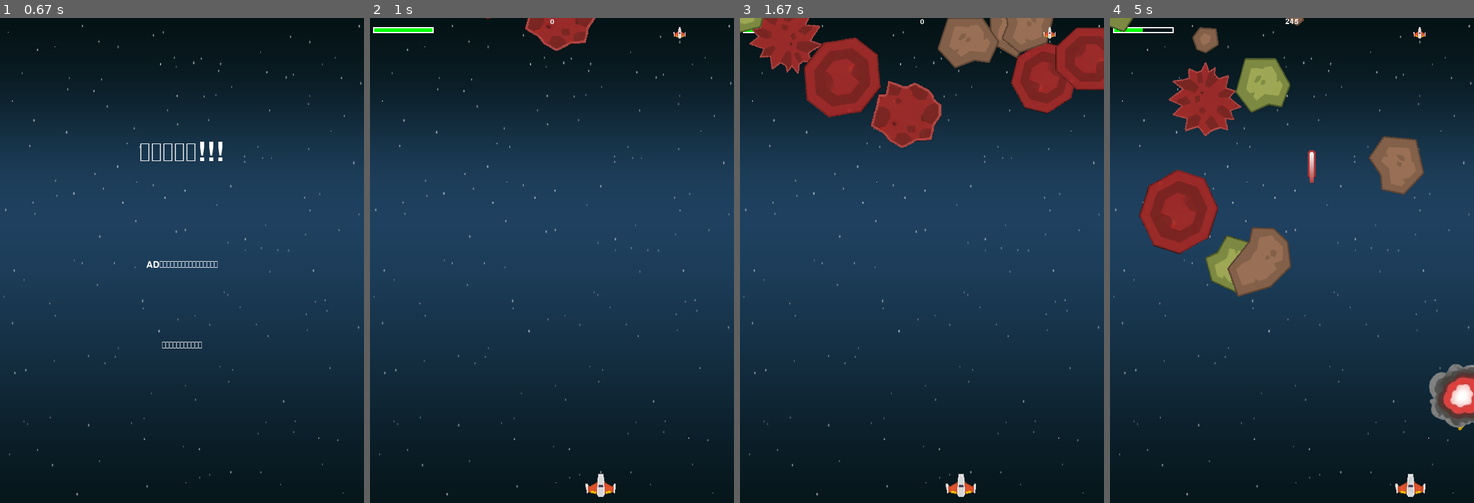
Above: before the commit, frames 1-4 (left to right).
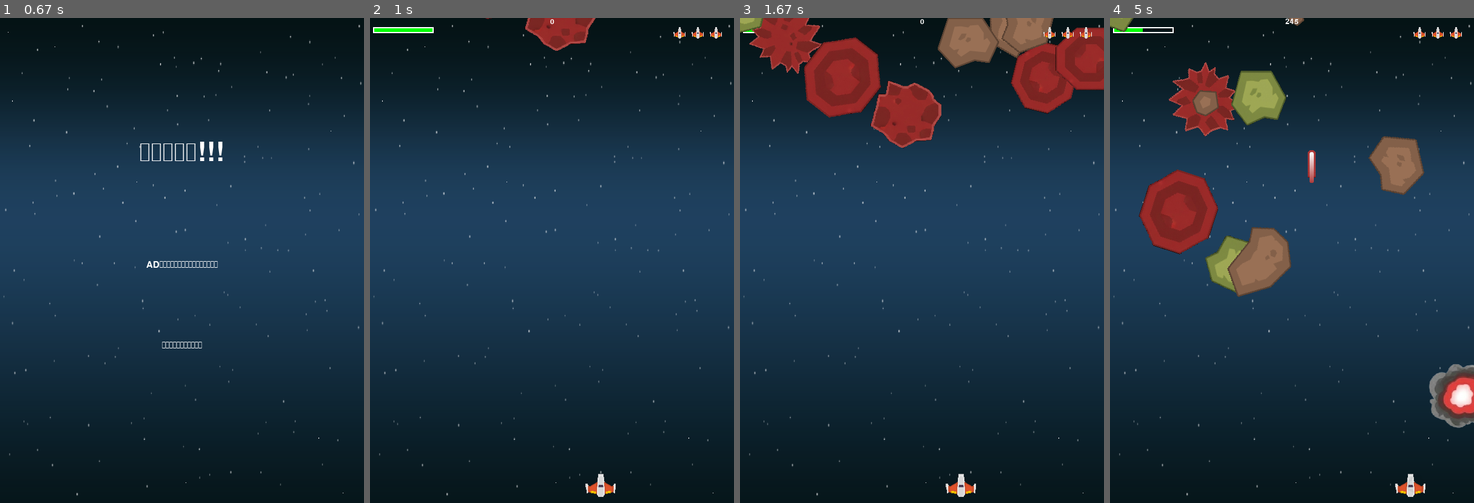
Above: after the commit, the same moments.

Repository: jz588738-byte/my-first-pygame
Game: pygame game, started from main.py
Same seed, same stepped clock (60 frames per second), same inputs: the game is played once before the commit and once after it.
Inputs:
- Up to frame 1 (0.67 s): hold D from 0.33 s (still down)
- Up to frame 2 (1 s): release D at 0.8 s; hold D from 0.83 s (still down)
- Up to frame 3 (1.67 s): release D at 1.3 s; hold A from 1.33 s (still down)
- Up to frame 4 (5 s): release A at 1.87 s; hold A 1.9-2.3 s; hold D 2.33-2.97 s; tap Space at 3, 3.4, 3.7, 3.9, 4.2, 4.4, 4.7, 4.9 s; hold A 3.33-3.8 s; hold D 3.83-4.3 s; hold D 4.33-4.8 s; hold A from 4.83 s (still down)

Frame 1 is identical in both runs. In frame 2, less than 0.1% of the frame differs, in the area x 88-97%, y 1-5%; in frame 3, less than 0.1%; in frame 4, 2.0%, in the area x 22-98%, y 1-85%.

Commit message:
Main (#8)
* fix: 優化程式管理規範與修復基礎錯誤

1. 新增 .gitignore 資料夾，排除快取檔 (__pycache__)題。

* refactor: 應用物件導向封裝原則重構遊戲邏輯

1. 統一管理隕石數量常數。
2. 將飛機射速邏輯封裝至 Player 類別，降低程式耦合度。

* feat: 增加爆炸隕石並實作其連鎖爆炸機制與特殊死亡特效

1. 實作 ExplodingRock 連鎖引爆，並處理無限遞迴問題。
2. 解決 SplitRock 循環引用衝突。
3. 整合爆炸波及加分系統。

* feat: 實現玩家重生無敵時間與閃爍視覺效果

1. 增加玩家重生後的 3 秒無敵時間。
2. 實現無敵期間的平滑閃爍動畫。
3. 修正主迴圈中的碰撞判定，確保無敵時不觸發傷害特效。

* refactor: 重構隕石摧毀邏輯為物件導向架構

1. 在 BaseRock 及其子類別中實作 destroy() 方法，統一處理加分、音效、特效與掉寶。
2. 修正 ExplodingRock 連鎖爆炸時未正確移除碰撞判定的邏輯。
3. 大幅簡化主程式中的碰撞處理邏輯。

Diff:
--- a/main.py
+++ b/main.py
@@ -91,42 +91,25 @@
     #石頭和子彈的碰撞
     hits = pygame.sprite.groupcollide(game.rocks,game.bullets,True,True)
     for hit in hits:
-        expl_sound = random.choice(res['sound']['expls'])
-        expl_sound.set_volume(0.5)
-        expl_sound.play()
-        game.score += int(hit.radius)
-        if not isinstance(hit, ExplodingRock):
-            expl = Explosion(hit.rect.center, 'lg', res)
-            game.all_sprites.add(expl)
-        #寶物的掉落
-        if random.random() > 0.9:
-            power = Power_up(res, hit.rect.center)
-            game.all_sprites.add(power)
-            game.powers.add(power)
-        #子彈射擊到的石頭種類
-        if isinstance(hit, SplitRock):
-            hit.split(game.all_sprites, game.rocks)
-            continue
-        elif isinstance(hit, ExplodingRock):
-            hit.damage_exploding(game.all_sprites, game.rocks, Explosion, game)
-            continue
+        hit.destroy(game, Explosion, Power_up)
 
 
     #飛機和石頭的碰撞
-    hits = pygame.sprite.spritecollide(game.player,game.rocks,True,pygame.sprite.collide_circle)
-    for hit in hits:
-        game.player.health -= hit.radius
-        expl = Explosion(hit.rect.center, 'sm', res)
-        game.all_sprites.add(expl)
-        res['sound']['crash_player'].play()
-        if game.player.health <= 0:
-            death_expl = Explosion(game.player.rect.center, 'player_die', res)
-            game.all_sprites.add(death_expl)
-            res['sound']['player_die'].play()
-            game.player.lives -= 1
-            if game.player.lives != 0:
-                game.player.health = 100
-                game.player.respawn()
+    if not game.player.is_invincibility:
+        hits = pygame.sprite.spritecollide(game.player,game.rocks,True,pygame.sprite.collide_circle)
+        for hit in hits:
+            game.player.health -= hit.radius
+            expl = Explosion(hit.rect.center, 'sm', res)
+            game.all_sprites.add(expl)
+            res['sound']['crash_player'].play()
+            if game.player.health <= 0:
+                death_expl = Explosion(game.player.rect.center, 'player_die', res)
+                game.all_sprites.add(death_expl)
+                res['sound']['player_die'].play()
+                game.player.lives -= 1
+                if game.player.lives != 0:
+                    game.player.health = 100
+                    game.player.respawn()
 
     #結算畫面
     if game.player.lives <= 0:
--- a/sprites/player.py
+++ b/sprites/player.py
@@ -16,10 +16,11 @@
         self.rect.bottom = HEIGHT - 10
         self.speedx = 8
         #復活的參數
-        self.lives = 1
+        self.lives = 3
         self.health = 100
         self.is_respawn = False
         self.is_invincibility = False
+        self.invincibility_duration = 3000 # 無敵 3 秒
         self.respawn_time = 0
         #升級的參數
         self.grade = 1
@@ -40,6 +41,16 @@
             self.is_respawn = False
             self.rect.centerx = WIDTH // 2
             self.rect.bottom = HEIGHT - 10
+        #無敵閃爍處理
+        if self.is_invincibility:
+            if now - self.respawn_time > self.invincibility_duration:
+                self.is_invincibility = False
+                self.image.set_alpha(255)
+            else:
+                # 使用 sin 函數產生閃爍效果
+                alpha = int(128 + 127 * math.sin(now / 50))
+                self.image.set_alpha(alpha)
+
         #鍵盤控制邏輯
         if not self.is_respawn:
             key_pressed = pygame.key.get_pressed()
--- a/sprites/rocks/base_rock.py
+++ b/sprites/rocks/base_rock.py
@@ -30,6 +30,29 @@
         self.total_degree = 0
         self.rot_degree = random.randrange(*ROCK_ROT_DEGREE_RANGE)
 
+    def destroy(self, game, Explosion, Power_up):
+        """處理隕石被摧毀的邏輯。"""
+        # 加分
+        game.score += int(self.radius)
+
+        # 播放爆炸音效
+        expl_sound = random.choice(self.res['sound']['expls'])
+        expl_sound.set_volume(0.5)
+        expl_sound.play()
+
+        # 產生爆炸動畫
+        expl = Explosion(self.rect.center, 'lg', self.res)
+        game.all_sprites.add(expl)
+
+        # 隨機產生寶物
+        if random.random() > 0.9:
+            power = Power_up(self.res, self.rect.center)
+            game.all_sprites.add(power)
+            game.powers.add(power)
+
+        # 摧毀自己
+        self.kill()
+
     # 隕石旋轉
     def rotate(self):
         """處理隕石的旋轉動畫。"""
--- a/sprites/rocks/exploding_rock.py
+++ b/sprites/rocks/exploding_rock.py
@@ -30,15 +30,21 @@
         self.rect = self.image.get_rect()
         self.rect.center = old_center # 還原隨機位置
 
-    def damage_exploding(self, all_sprites, rocks, Explosion, game):
-        all_sprites.add(self)
+    def destroy(self, game, Explosion, Power_up):
+        # 爆炸隕石不需要一般的爆炸動畫或掉寶，所以不呼叫 super().destroy()
+        # 直接進入特殊的爆炸區域邏輯
+        self.kill() # 從所有群組移除 (包含 rocks)
+        game.all_sprites.add(self) # 加回 all_sprites 確保 update/draw 正常
         self.is_exploding = True
         self.res['sound']['damage_exploding'].play()
+
+        # 爆炸區域加分 (原本的邏輯)
+        game.score += int(self.radius)
 
         # 爆炸範圍邏輯：摧毀範圍內的隕石
         from .split_rock import SplitRock  # 在函式內導入以避免循環引用
 
-        for rock in rocks:
+        for rock in game.rocks:
             # 排除自己，且排除已經在爆炸中的隕石（避免重複觸發無限連鎖）
             if rock != self and not (isinstance(rock, ExplodingRock) and rock.is_exploding):
                 # 計算距離
@@ -46,21 +52,8 @@
                 explosion_radius = self.radius * 2.5
 
                 if dist_sq < explosion_radius ** 2:
-                    # 每炸掉一個隕石就加分
-                    game.score += int(rock.radius)
-
-                    # 判斷被炸到的隕石類型，觸發各自的死亡效果
-                    if isinstance(rock, ExplodingRock):
-                        # 連鎖反應！
-                        rock.damage_exploding(all_sprites, rocks, Explosion, game)
-                    else:
-                        if isinstance(rock, SplitRock):
-                            rock.split(all_sprites, rocks)
-
-                        # 為普通隕石或分裂前的大隕石產生爆炸動畫
-                        expl = Explosion(rock.rect.center, 'lg', self.res)
-                        all_sprites.add(expl)
-                        rock.kill() # 摧毀隕石
+                    # 連鎖摧毀！
+                    rock.destroy(game, Explosion, Power_up)
 
         exploding_image = self.res['anim']['damage_exploding'][self.frame]
         self.image = pygame.transform.scale(exploding_image, (self.target_width, self.target_width))
--- a/sprites/rocks/split_rock.py
+++ b/sprites/rocks/split_rock.py
@@ -33,6 +33,12 @@
             self.speedy = random.randrange(2, 5)
             self.speedx = random.randrange(-3, 3)
 
+    def destroy(self, game, Explosion, Power_up):
+        # 呼叫父類別的基本摧毀邏輯
+        super().destroy(game, Explosion, Power_up)
+        # 分裂邏輯
+        self.split(game.all_sprites, game.rocks)
+
     def split(self, all_sprites, rocks):
         if self.size - 1 >= 0:
             new_size = self.size - 1
